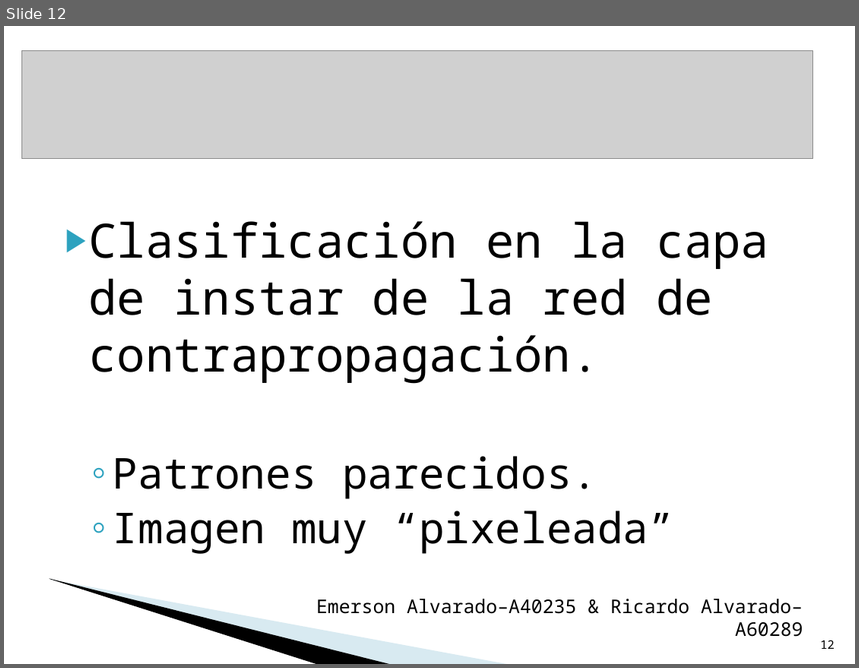
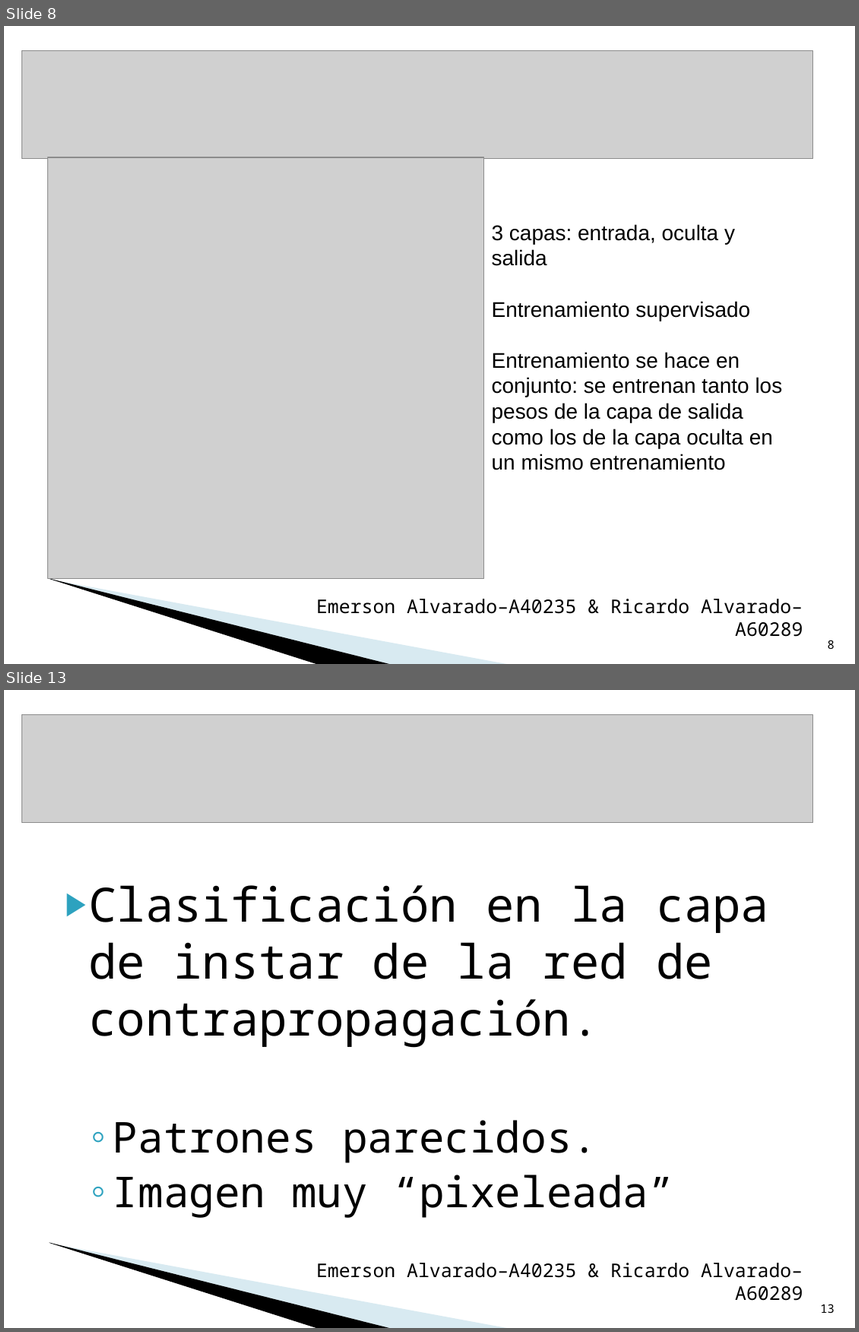
Before and after one commit to rijoalvi/proyectoparadigmas, a slide deck: Presentacion.ppt. Shown one above the other, each under a label of ours: slide 12 before the commit, slides 8 and 13 after it; the slides between them are not shown. The pictures are 859x668 and 859x1332 pixels, drawn with LibreOffice and Linux fonts; fonts in the diff are those of the drawing; grey boxes stand for pictures; background and template pictures are left out. Boxes give left, top, right and bottom in pixels: in the first picture for what was removed or moved away, otherwise in the second. Text is boxed around its words. In the diff, an @@ line names an element or a change of style, - is before the commit and + after.

```diff
--- a/Presentacion.ppt
+++ b/Presentacion.ppt
@@ slide 8 added at [4,26,855,664], background #FFFFFF; not listed: 2 template elements that a slide beside it also shows @@
@@ picture added at [22,50,813,159] @@
@@ picture added at [47,158,484,579] @@
@@ text added at [492,224,783,471], 18 pt, text #000000 @@
+3 capas: entrada, oculta y salida
+Entrenamiento supervisado
+Entrenamiento se hace en conjunto: se entrenan tanto los pesos de la capa de salida como los de la capa oculta en un mismo entrenamiento
@@ text added at [316,599,803,637], 16 pt, text #000000 @@
+Emerson Alvarado–A40235 & Ricardo Alvarado–A60289
@@ page number added at [828,640,835,649], 10 pt, text #000000 @@
+8
@@ what was slide 12 is now slide 13 @@
@@ page number at [820,1304,835,1313]: text changed @@
-12
+13
```
Also in this commit, not shown: 3 slides changed, 5 other slides added, 2 slides removed, 3 other files.
